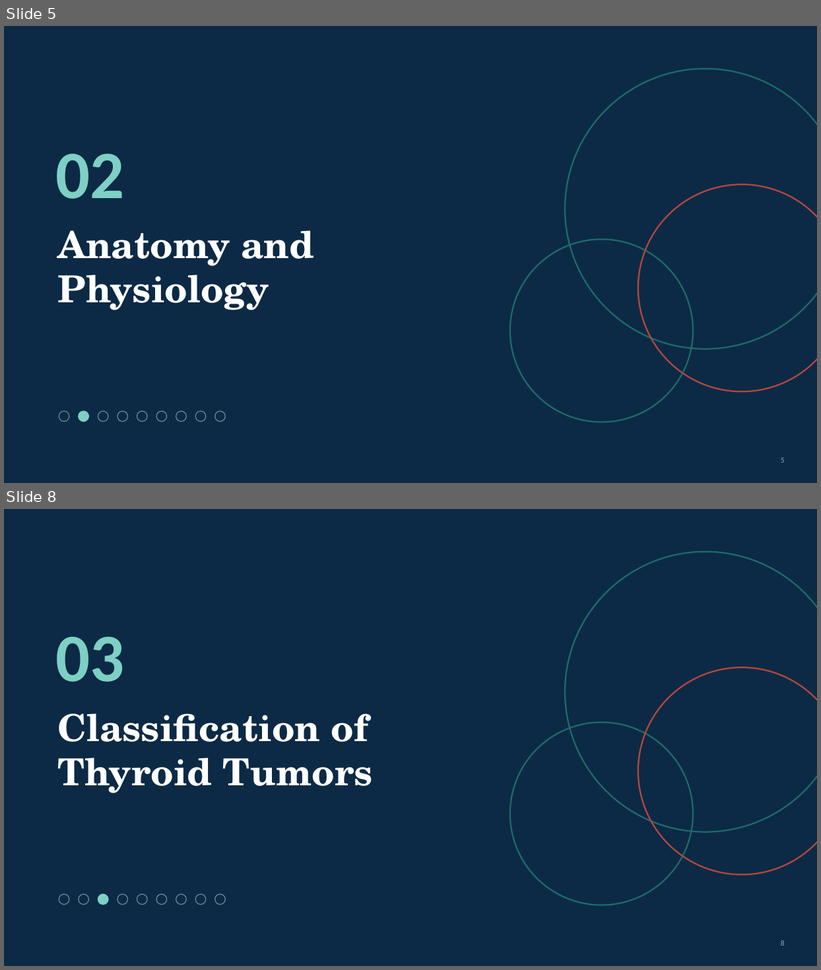
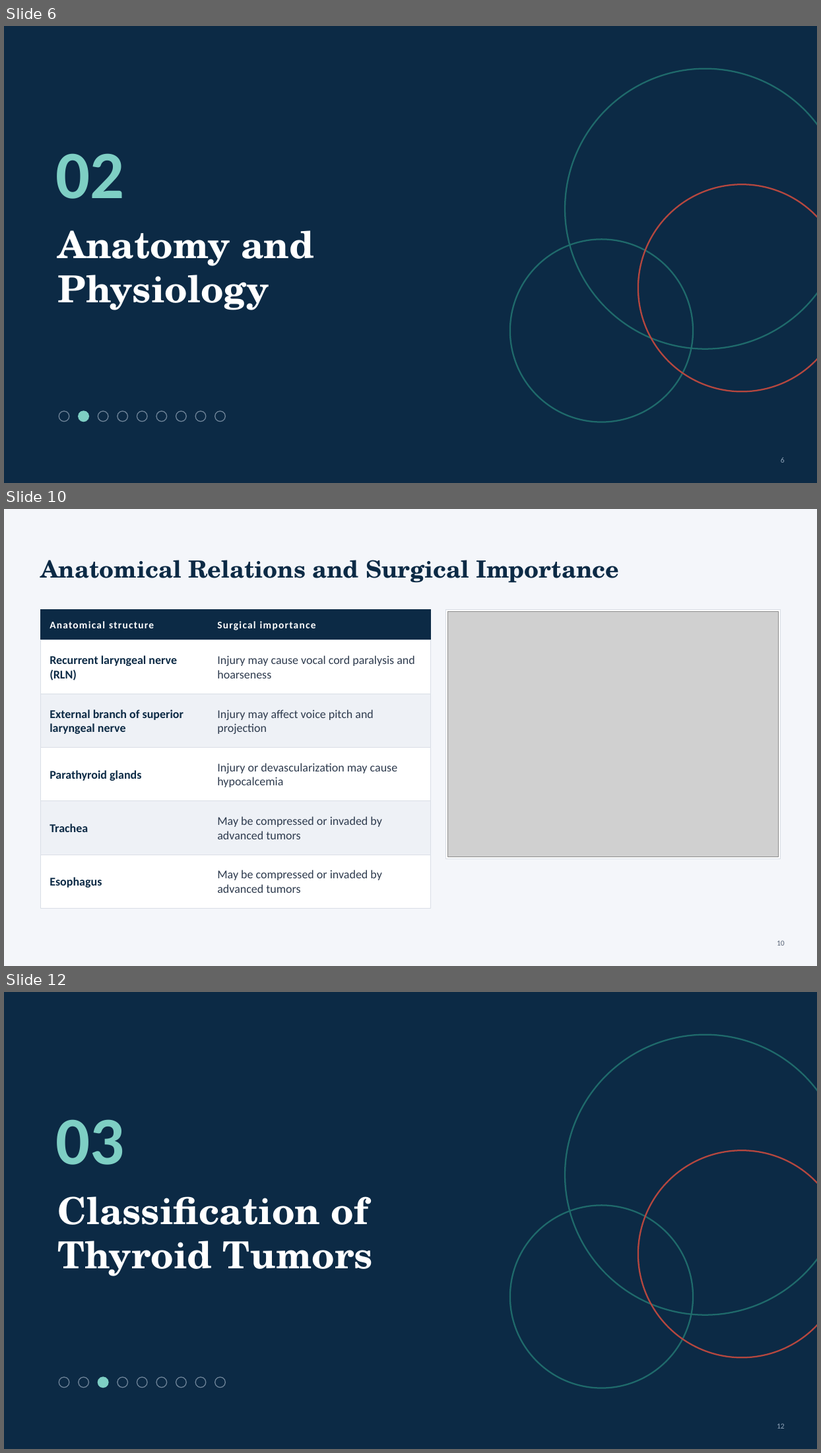
Before and after one commit to Anmo0/Claude-Code-Cloud-, a slide deck: thyroid-seminar/Thyroid_Tumors_Seminar.pptx. Shown one above the other, each under a label of ours: slides 5 and 8 before the commit, slides 6, 10 and 12 after it; the slides between them are not shown. The pictures are 821x970 and 821x1453 pixels, drawn with LibreOffice and Linux fonts; fonts in the diff are those of the drawing; grey boxes stand for pictures. Boxes give left, top, right and bottom in pixels: in the first picture for what was removed or moved away, otherwise in the second. Text is boxed around its words. In the diff, an @@ line names an element or a change of style, - is before the commit and + after.

```diff
--- a/thyroid-seminar/Thyroid_Tumors_Seminar.pptx
+++ b/thyroid-seminar/Thyroid_Tumors_Seminar.pptx
@@ slide 10 added at (x1=4, y1=509, x2=817, y2=966), background #F4F6FA @@
@@ title added at (x1=40, y1=560, x2=619, y2=583), 28 pt, text #0C2A45, bold @@
+Anatomical Relations and Surgical Importance
@@ rectangle added at (x1=40, y1=609, x2=431, y2=640), fill #0C2A45, outline #0C2A45 0.5 pt @@
@@ text added at (x1=50, y1=621, x2=154, y2=628), 12 pt, text #FFFFFF, bold @@
+Anatomical structure
@@ text added at (x1=217, y1=621, x2=316, y2=630), 12 pt, text #FFFFFF, bold @@
+Surgical importance
@@ rectangle added at (x1=446, y1=609, x2=781, y2=859), fill #FFFFFF, outline #D9DEE6 0.75 pt @@
@@ picture added at (x1=448, y1=611, x2=779, y2=857) @@
@@ rectangle added at (x1=40, y1=640, x2=431, y2=694), fill #FFFFFF, outline #D9DEE6 0.5 pt @@
@@ text added at (x1=50, y1=656, x2=177, y2=681), 14 pt, text #0C2A45, bold @@
+Recurrent laryngeal nerve (RLN)
@@ text added at (x1=217, y1=656, x2=415, y2=679), 14 pt, text #2E3B4E @@
+Injury may cause vocal cord paralysis and hoarseness
@@ rectangle added at (x1=40, y1=694, x2=431, y2=747), fill #EEF1F6, outline #D9DEE6 0.5 pt @@
@@ text added at (x1=50, y1=710, x2=184, y2=734), 14 pt, text #0C2A45, bold @@
+External branch of superior laryngeal nerve
@@ text added at (x1=217, y1=710, x2=374, y2=734), 14 pt, text #2E3B4E @@
+Injury may affect voice pitch and projection
@@ rectangle added at (x1=40, y1=747, x2=431, y2=801), fill #FFFFFF, outline #D9DEE6 0.5 pt @@
@@ text added at (x1=217, y1=763, x2=398, y2=788), 14 pt, text #2E3B4E @@
+Injury or devascularization may cause hypocalcemia
@@ text added at (x1=50, y1=770, x2=141, y2=781), 14 pt, text #0C2A45, bold @@
+Parathyroid glands
@@ rectangle added at (x1=40, y1=801, x2=431, y2=855), fill #EEF1F6, outline #D9DEE6 0.5 pt @@
@@ text added at (x1=50, y1=824, x2=88, y2=832), 14 pt, text #0C2A45, bold @@
+Trachea
@@ text added at (x1=217, y1=817, x2=382, y2=840), 14 pt, text #2E3B4E @@
+May be compressed or invaded by advanced tumors
@@ rectangle added at (x1=40, y1=855, x2=431, y2=908), fill #FFFFFF, outline #D9DEE6 0.5 pt @@
@@ text added at (x1=50, y1=877, x2=102, y2=888), 14 pt, text #0C2A45, bold @@
+Esophagus
@@ text added at (x1=217, y1=870, x2=382, y2=893), 14 pt, text #2E3B4E @@
+May be compressed or invaded by advanced tumors
@@ page number added at (x1=777, y1=941, x2=785, y2=946), 9 pt, text #5A6678 @@
+10
@@ what was slide 5 is now slide 6 @@
@@ what was slide 8 is now slide 12 @@
@@ page number at (x1=777, y1=1424, x2=785, y2=1429): text changed @@
-8
+12
```
Also in this commit, not shown: 2 slides changed, 16 other slides added, 13 slides removed, 11 other files.
